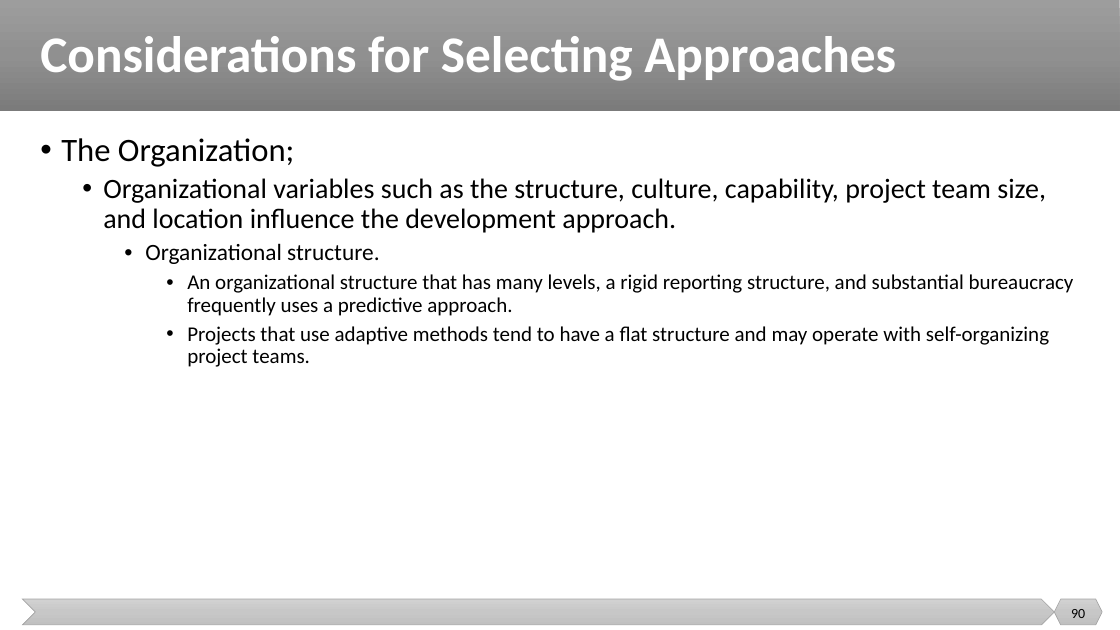
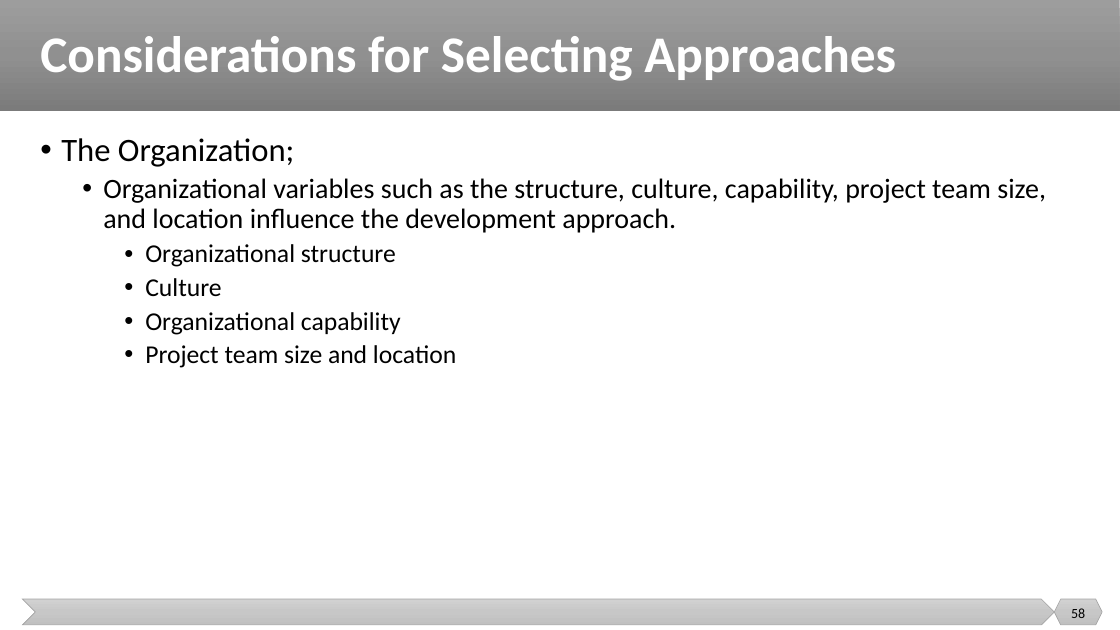
Before and after one commit to malenezi/malenezi, a slide deck: slide 58 of SE423/Lectures/1-Introduction/Project Performance Domains.pptx (slide 90 before the commit). Drawn at 1120x630 pixels with LibreOffice and Linux fonts; fonts in the diff are those of the drawing. Boxes give left, top, right and bottom in pixels: in the first picture for what was removed or moved away, otherwise in the second. Text is boxed around its words. In the diff, an @@ line names an element or a change of style, - is before the commit and + after.

```diff
--- a/SE423/Lectures/1-Introduction/Project Performance Domains.pptx
+++ b/SE423/Lectures/1-Introduction/Project Performance Domains.pptx
@@ text at box(145, 244, 456, 368): text changed; size 18 to 22 pt @@
-    • Organizational structure.
-      • An organizational structure that has many levels, a rigid reporting structure, and substantial bureaucracy frequently uses a predictive approach.
-      • Projects that use adaptive methods tend to have a flat structure and may operate with self-organizing project teams.
+    • Organizational structure
+    • Culture
+    • Organizational capability
+    • Project team size and location
@@ page number at box(1071, 608, 1085, 618): text changed @@
-90
+58
```
Also in this commit, not shown: 5 other slides changed, 35 slides removed, 17 other files.
